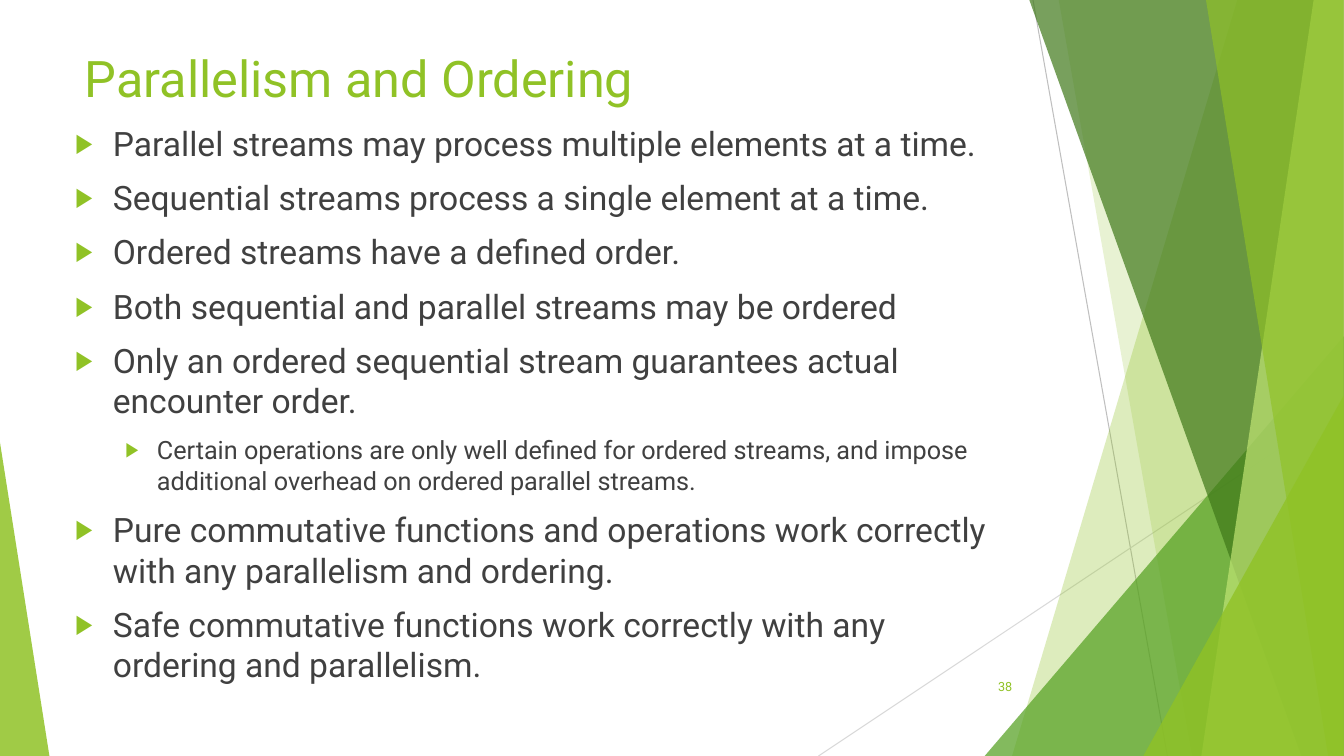
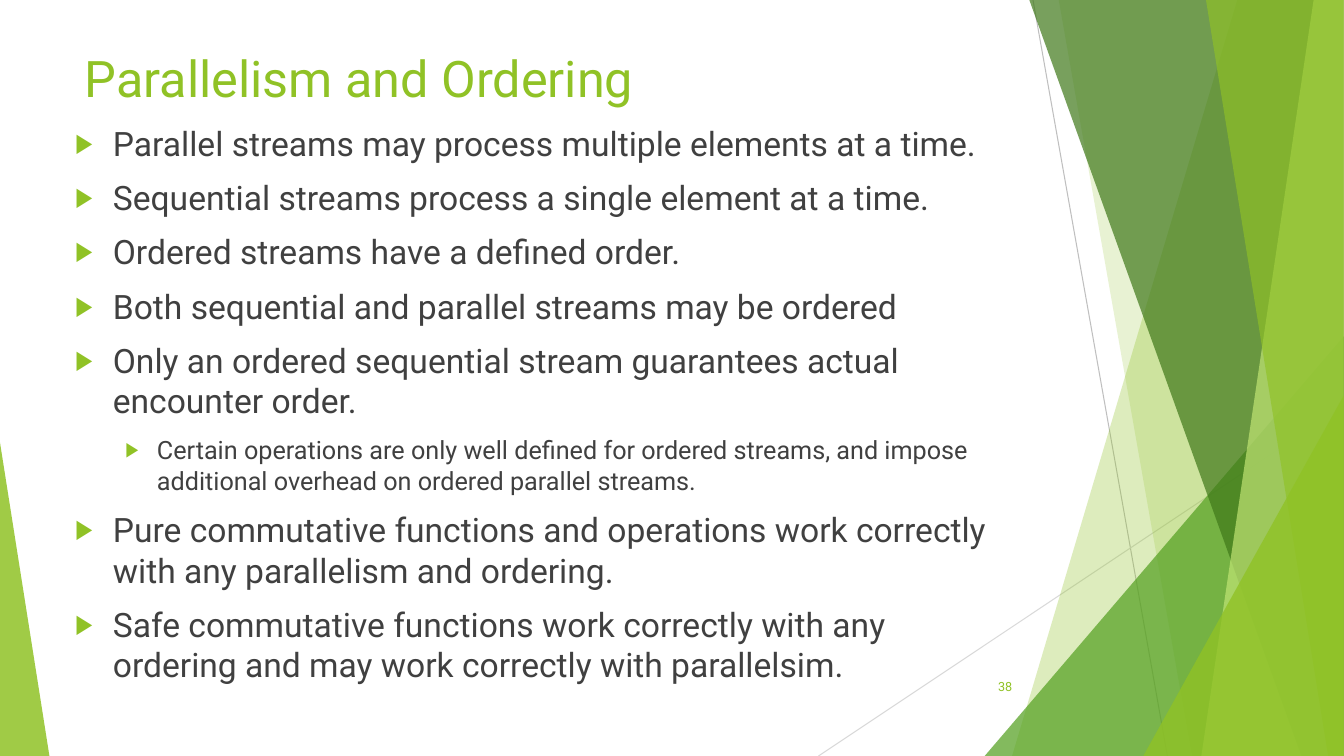
Before and after one commit to RichardRoda/2017-CodePaLOUsa-Lambda, a slide deck: slide 38 of Learning to Love the Lambda in the Stream.pptx. Drawn at 1344x756 pixels with LibreOffice and Linux fonts; fonts in the diff are those of the drawing. Boxes give left, top, right and bottom in pixels: in the first picture for what was removed or moved away, otherwise in the second. Text is boxed around its words. In the diff, an @@ line names an element or a change of style, - is before the commit and + after.

```diff
--- a/Learning to Love the Lambda in the Stream.pptx
+++ b/Learning to Love the Lambda in the Stream.pptx
@@ text at (x1=113, y1=611, x2=885, y2=684): text changed @@
-▶ Safe commutative functions work correctly with any ordering and parallelism.
+▶ Safe commutative functions work correctly with any ordering and may work correctly with parallelsim.
```
Also in this commit, not shown: 4 other slides changed.
